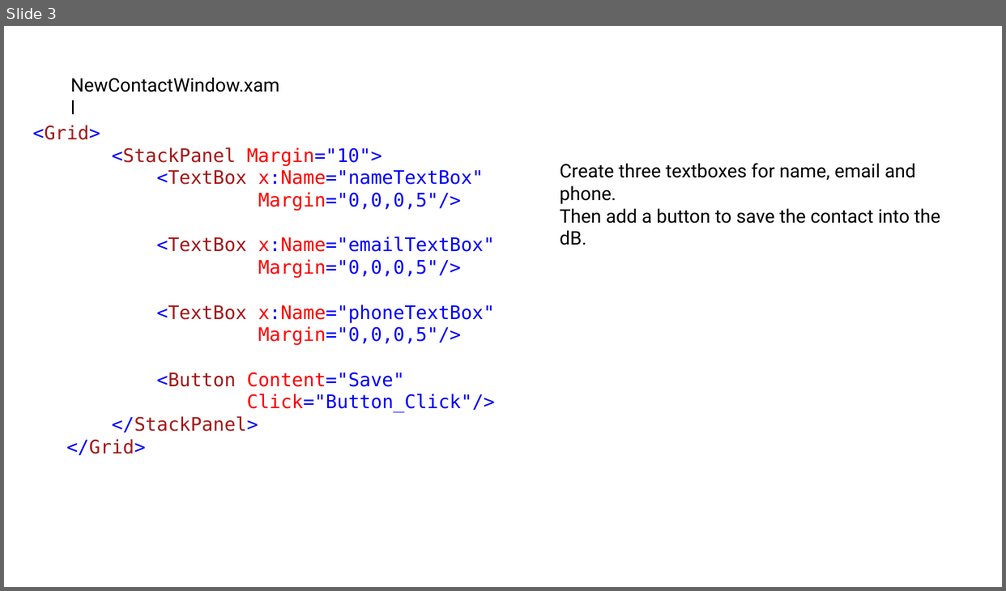
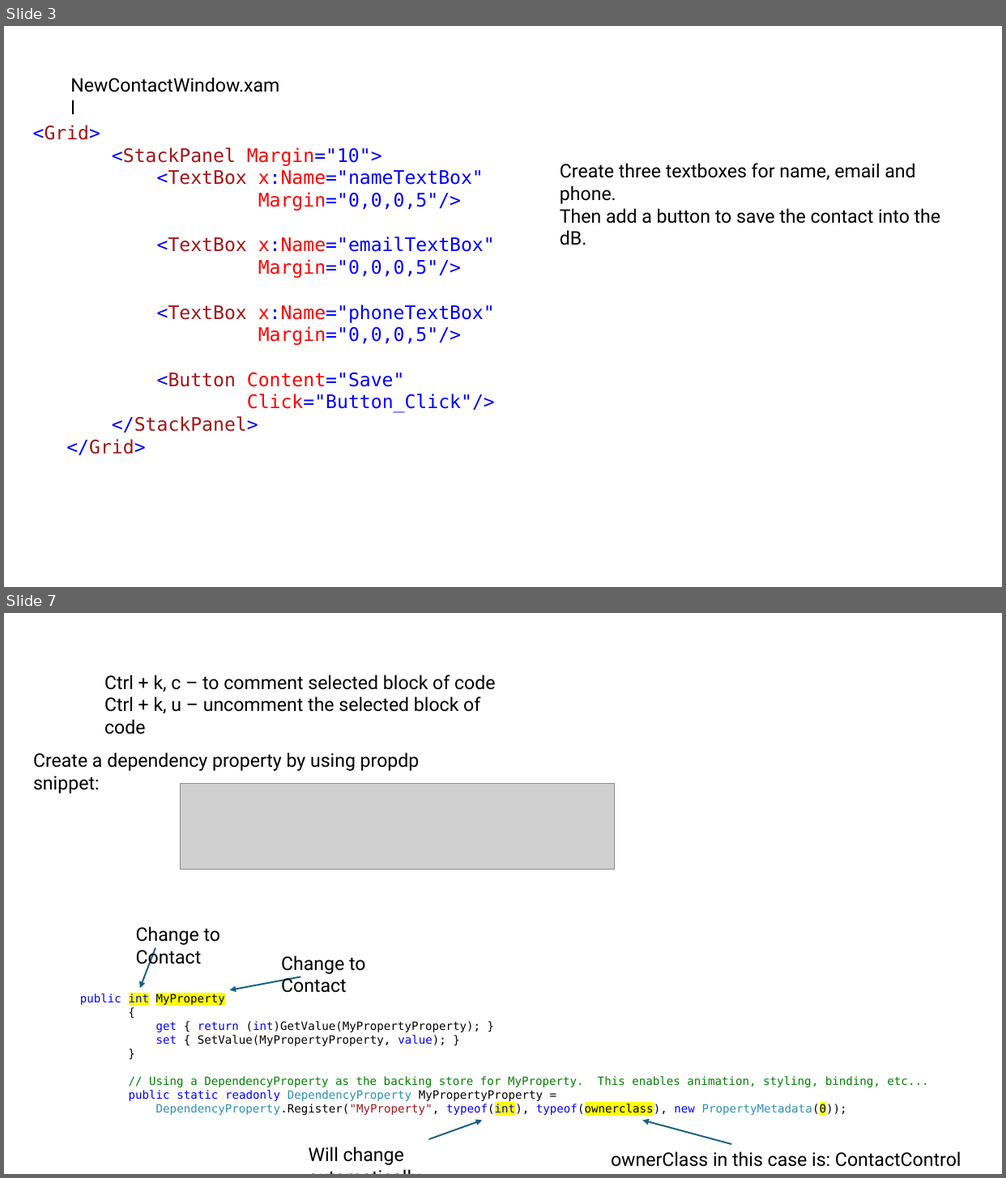
Before and after one commit to DanielZdebski/Simple-Calculator, a slide deck: Desktop Contacts App/Presentation/Desktop Contact App.pptx. Shown one above the other, each under a label of ours: slide 3 before the commit, slides 3 and 7 after it; the slides between them are not shown. The pictures are 1006x591 and 1006x1178 pixels, drawn with LibreOffice and Linux fonts; fonts in the diff are those of the drawing; grey boxes stand for pictures. Boxes give left, top, right and bottom in pixels: in the first picture for what was removed or moved away, otherwise in the second. Text is boxed around its words. In the diff, an @@ line names an element or a change of style, - is before the commit and + after.

```diff
--- a/Desktop Contacts App/Presentation/Desktop Contact App.pptx
+++ b/Desktop Contacts App/Presentation/Desktop Contact App.pptx
@@ slide 7 added at (4,613,1002,1174), background #FFFFFF @@
@@ text added at (104,675,495,713), 18 pt, text #000000 @@
+Ctrl + k, c – to comment selected block of code
+Ctrl + k, u – uncomment the selected block of code
@@ text added at (33,752,420,794), 18 pt, text #000000 @@
+Create a dependency property by using propdp snippet:
@@ picture added at (181,784,614,870) @@
@@ text added at (136,926,221,968), 18 pt, text #000000 @@
+Change to Contact
@@ arrow added from (155, 948) to (140, 988), #156082 1.5 pt @@
@@ arrow added from (301, 977) to (230, 990), #156082 1.5 pt @@
@@ text added at (281,956,366,993), 18 pt, text #000000 @@
+Change to Contact
@@ text added at (80,994,928,1115), 11 pt, text #000000 @@
+public int MyProperty
+{
+get { return (int)GetValue(MyPropertyProperty); }
+set { SetValue(MyPropertyProperty, value); }
+}
+// Using a DependencyProperty as the backing store for MyProperty. This enables animation, styling, binding, etc...
+public static readonly DependencyProperty MyPropertyProperty =
+DependencyProperty.Register("MyProperty", typeof(int), typeof(ownerclass), new PropertyMetadata(0));
@@ arrow added from (429, 1140) to (483, 1121), #156082 1.5 pt @@
@@ arrow added from (731, 1144) to (642, 1121), #156082 1.5 pt @@
@@ text added at (309,1147,404,1165), 18 pt, text #000000 @@
+Will change automatically
@@ text added at (611,1152,961,1167), 18 pt, text #000000 @@
+ownerClass in this case is: ContactControl
```
Also in this commit, not shown: 8 other slides added, 9 slides removed, 5 other files.
